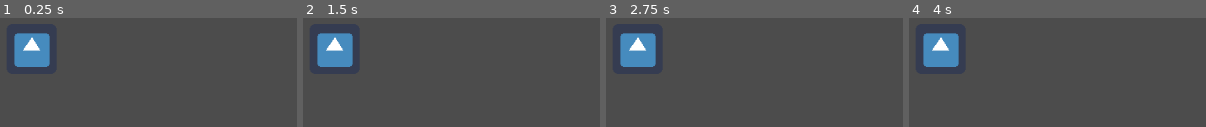
Above: before the commit, frames 1-4 (left to right).
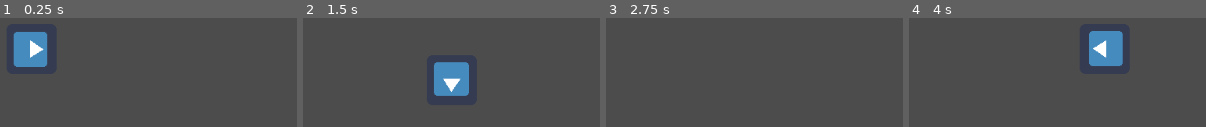
Above: after the commit, the same moments.

Repository: tpneumann/PhoneBAD
Game: Godot game, scene res://Scenes/main.tscn
Two runs of this game, one before a commit and one after it. Both use one fixed random seed, a clock stepped at 60 frames per second and the inputs below. Before the commit the project has no main scene; this scene is started directly in both runs. The engine's default icon, where the game draws it, is replaced by a stand-in: a white triangle on a blue panel in a dark square.
Inputs:
- Up to frame 1 (0.25 s): no input
- Up to frame 2 (1.5 s): tap Enter at 0.5 s; hold Right (ui_right) 0.53-1.28 s; hold Down (ui_down) from 1.28 s (still down)
- Up to frame 3 (2.75 s): release Down (ui_down) at 2.03 s; hold Right (ui_right) from 2.03 s (still down)
- Up to frame 4 (4 s): tap Space at 2.75 s; release Right (ui_right) at 2.78 s; hold Up (ui_up) 2.78-3.53 s; hold Left (ui_left) from 3.53 s (still down)

The runs differ from the first frame. In frame 1, 1.1% of the frame differs, in the area x 4-17%, y 12-45%; in frame 2, 7.4%, in the area x 4-56%, y 13-72%; in frame 3, 3.7%; in frame 4, 7.4%.

Commit message:
move + rotate player

Diff:
--- a/phone/Scenes/main.tscn
+++ b/phone/Scenes/main.tscn
@@ -17,7 +17,7 @@
 scale = Vector2( 4, 4 )
 shape = SubResource( 1 )
 
-[node name="Sprite" type="Sprite" parent="Player"]
+[node name="PlayerSprite" type="Sprite" parent="Player"]
 scale = Vector2( 0.25, 0.25 )
 texture = ExtResource( 2 )
 
--- a/phone/Scripts/PlayerController.gd
+++ b/phone/Scripts/PlayerController.gd
@@ -1,13 +1,41 @@
-extends Node2D
+extends KinematicBody2D
 
 # Declare member variables here. Examples:
 # var a = 2
 # var b = "text"
 
+export (int) var speed = 200
+
+var velocity = Vector2()
+var rot_dir = 0
+export (float) var rot_speed = 1.5
 # Called when the node enters the scene tree for the first time.
-func _ready():
-	pass # Replace with function body.
+#func _ready():
+#	pass # Replace with function body.
 
 # Called every frame. 'delta' is the elapsed time since the previous frame.
 #func _process(delta):
 #	pass
+
+
+func get_input():
+	velocity = Vector2()
+
+	if Input.is_action_pressed('ui_right'):
+		velocity.x += 1
+		rot_dir += 1
+	if Input.is_action_pressed('ui_left'):
+		velocity.x -= 1
+		rot_dir -+ 1
+	if Input.is_action_pressed('ui_down'):
+		velocity.y += 1
+	if Input.is_action_pressed('ui_up'):
+		velocity.y -= 1
+	velocity = velocity.normalized() * speed
+
+func _physics_process(delta):
+	get_input()
+	Vector2().rotated(rot_dir)
+	get_node("PlayerSprite").rotation = velocity.angle() + deg2rad(90)
+	#rotation += rot_dir * rot_speed * delta
+	move_and_slide(velocity)
--- a/phone/project.godot
+++ b/phone/project.godot
@@ -16,6 +16,7 @@
 [application]
 
 config/name="phone"
+run/main_scene="res://Scenes/main.tscn"
 config/icon="res://icon.png"
 
 [rendering]
